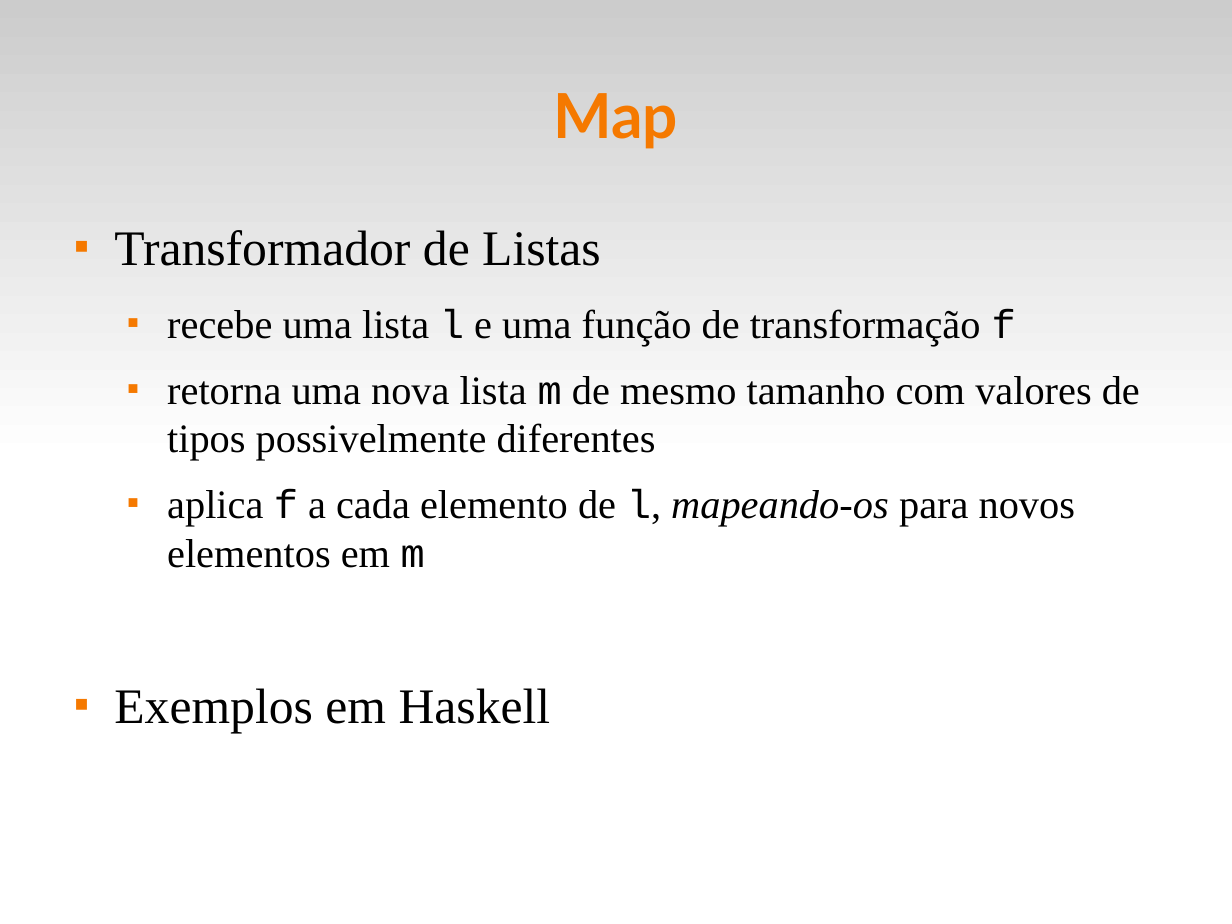
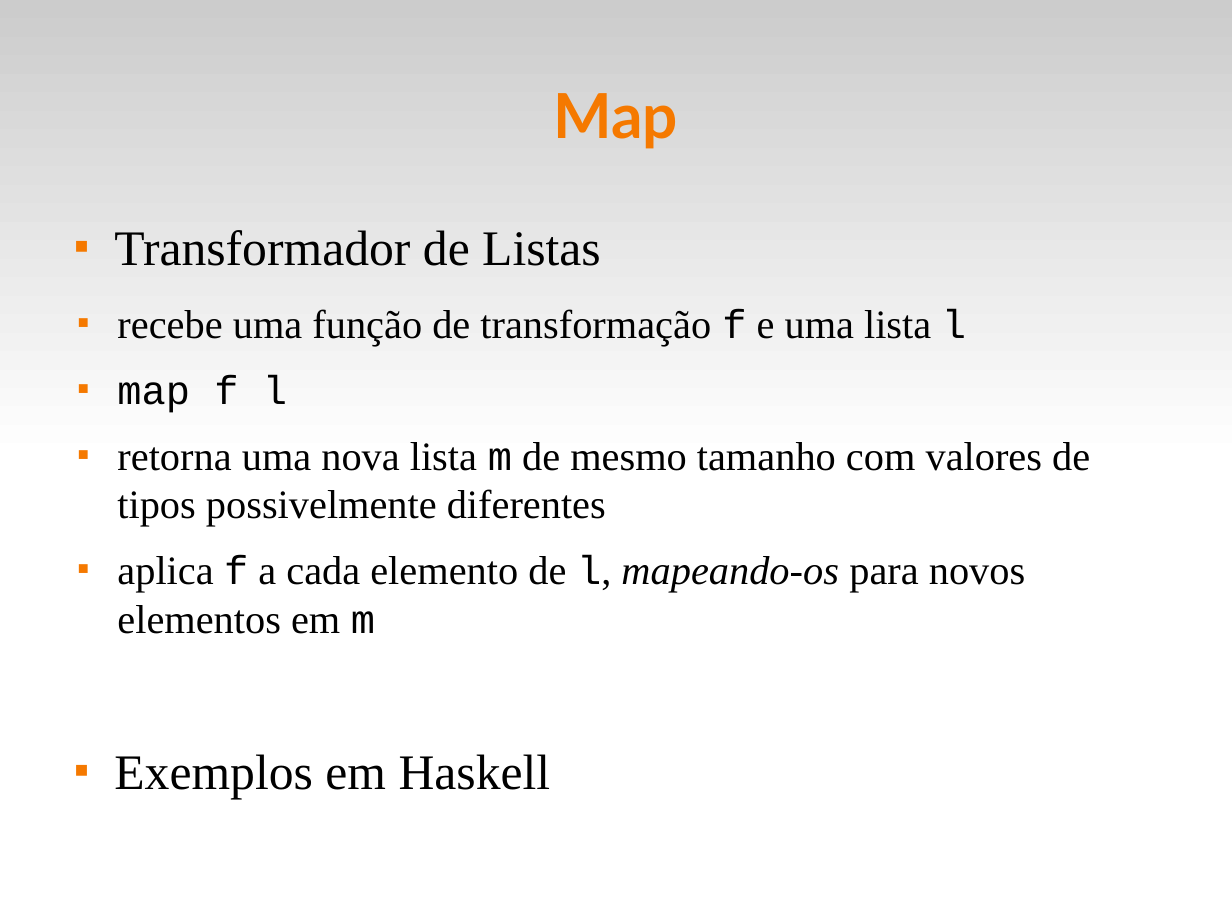
Before and after one commit to fsantanna-uerj/EDL, a slide deck: slide 21 of slides/edl-10-fun.odp (slide 7 before the commit). Drawn at 1232x924 pixels with LibreOffice and Linux fonts; fonts in the diff are those of the drawing. Boxes give left, top, right and bottom in pixels: in the first picture for what was removed or moved away, otherwise in the second. Text is boxed around its words. In the diff, an @@ line names an element or a change of style, - is before the commit and + after.

```diff
--- a/slides/edl-10-fun.odp
+++ b/slides/edl-10-fun.odp
@@ text at [117, 309, 966, 413]: text changed @@
-  ■ recebe uma lista l e uma função de transformação f
+  ■ recebe uma função de transformação f e uma lista l
+  ■ map f l
@@ text at [117, 442, 1090, 634]: indent changed @@
```
Also in this commit, not shown: 6 other slides changed, 16 slides added, 2 slides removed, 5 other files.
